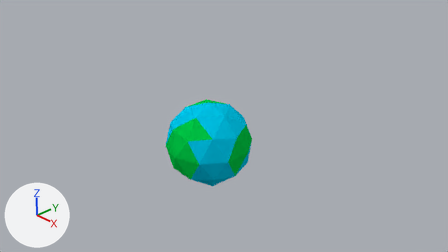
An edit to the Blender file Assets/models/earth.blend, drawn before and after from the same camera.
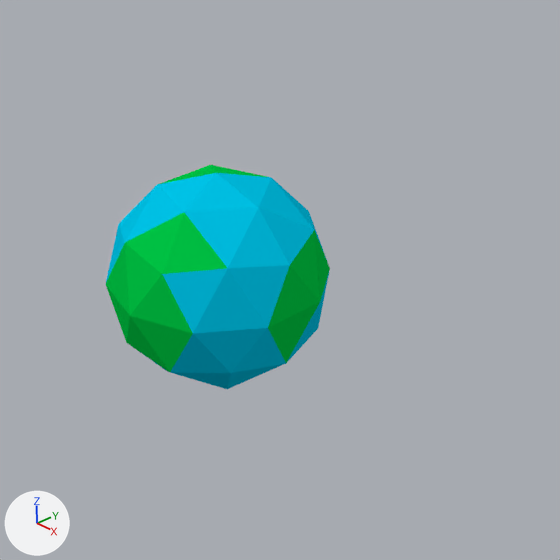
Each version is shown from the file's camera 'Camera', then close up on the part from 28% to 76% of the width and 14% to 100% of the height. Every picture has the same lights, and +X, +Y and +Z are marked at lower left.
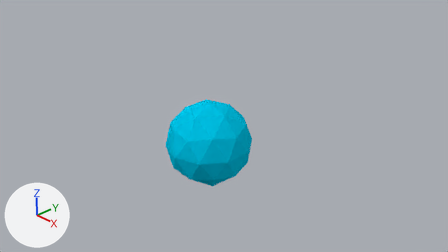
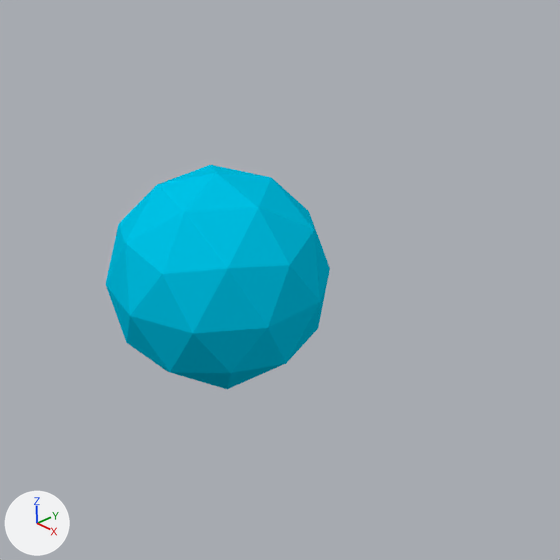
What the commit changed:
me_icosphere has 42 vertices, 80 faces and spans x -0.95..0.95, y -1.0..1.0, z -1.0..1.0.
me_icosphere is used by ob_icosphere; location (0.0, 0.0, 0.0).
me_icosphere part 1: all 30 faces that had it switch from mat_material_002 (green #00c745) to mat_material_001 (its picture is missing).

Changed parts and their boxes [x1, y1, x2, y2] in the close-ups (560 x 560 px):
part 1 of me_icosphere, recoloured: [106, 165, 330, 372] in both
